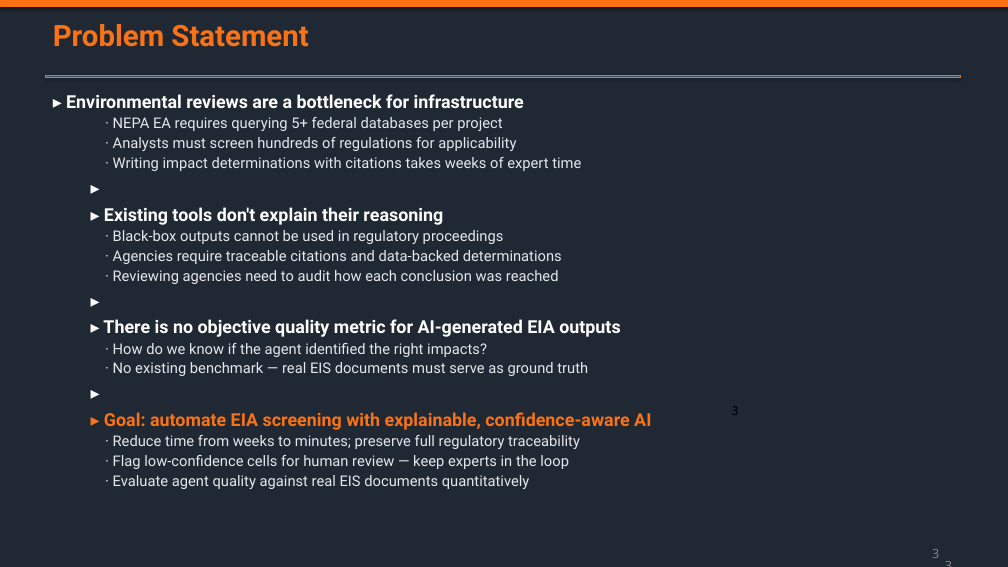
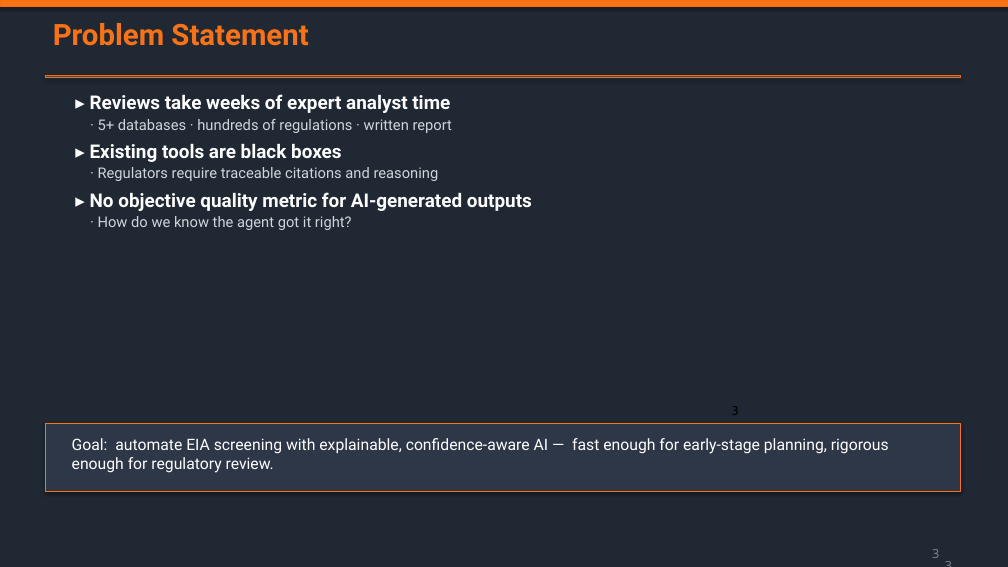
Before and after one commit to sandjman56/hackathon, a slide deck: slide 3 of EIA_Agent_System_Presentation.pptx. Drawn at 1008x567 pixels with LibreOffice and Linux fonts; fonts in the diff are those of the drawing. Boxes give left, top, right and bottom in pixels: in the first picture for what was removed or moved away, otherwise in the second. Text is boxed around its words. In the diff, an @@ line names an element or a change of style, - is before the commit and + after.

```diff
--- a/EIA_Agent_System_Presentation.pptx
+++ b/EIA_Agent_System_Presentation.pptx
@@ text at (90,94,532,230): text changed; text colour #E5E7EB to #D1D5DB @@
-▸ Environmental reviews are a bottleneck for infrastructure
-  · NEPA EA requires querying 5+ federal databases per project
-  · Analysts must screen hundreds of regulations for applicability
-  · Writing impact determinations with citations takes weeks of expert time
-▸
-▸ Existing tools don't explain their reasoning
-  · Black-box outputs cannot be used in regulatory proceedings
-  · Agencies require traceable citations and data-backed determinations
-  · Reviewing agencies need to audit how each conclusion was reached
-▸
-▸ There is no objective quality metric for AI-generated EIA outputs
-  · How do we know if the agent identified the right impacts?
-  · No existing benchmark — real EIS documents must serve as ground truth
-▸
-▸ Goal: automate EIA screening with explainable, confidence-aware AI
-  · Reduce time from weeks to minutes; preserve full regulatory traceability
-  · Flag low-confidence cells for human review — keep experts in the loop
-  · Evaluate agent quality against real EIS documents quantitatively
+▸ Reviews take weeks of expert analyst time
+· 5+ databases · hundreds of regulations · written report
+▸ Existing tools are black boxes
+· Regulators require traceable citations and reasoning
+▸ No objective quality metric for AI-generated outputs
+· How do we know the agent got it right?
@@ rectangle added at (45,423,960,492), fill #2D3748, outline #F97316 1.5 pt @@
@@ text added at (72,438,889,473), 15 pt, text #FFFFFF @@
+Goal: automate EIA screening with explainable, confidence-aware AI — fast enough for early-stage planning, rigorous enough for regulatory review.
```
Also in this commit, not shown: 11 other slides changed, 4 slides added, 3 slides removed, 1 other file.
